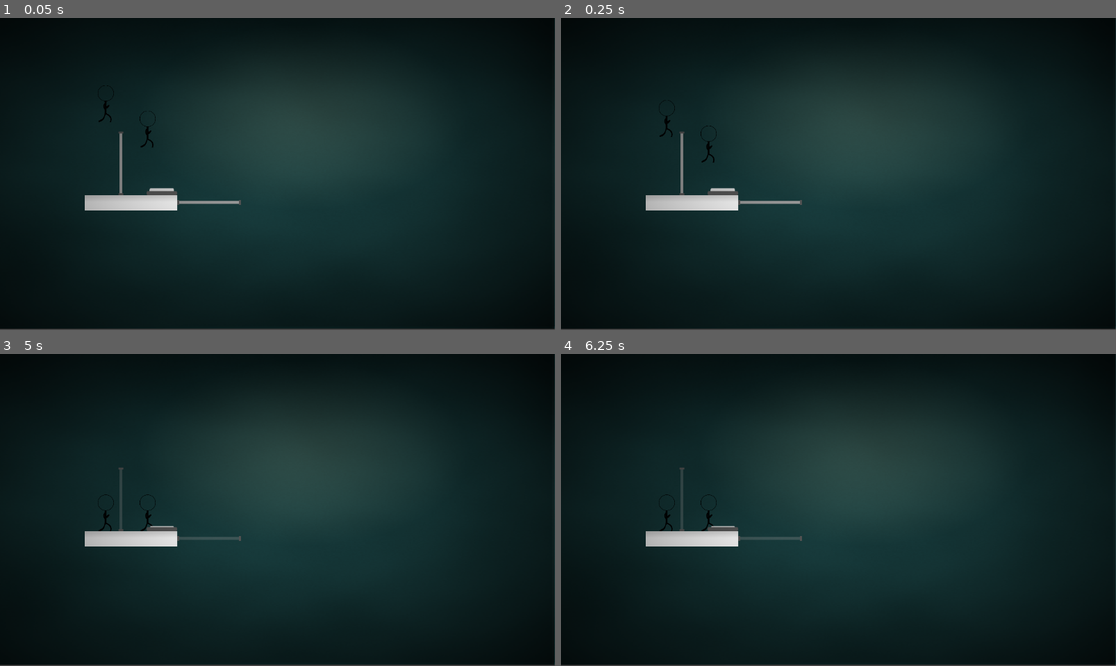
Above: before the commit, frames 1-4 (two rows, left to right).
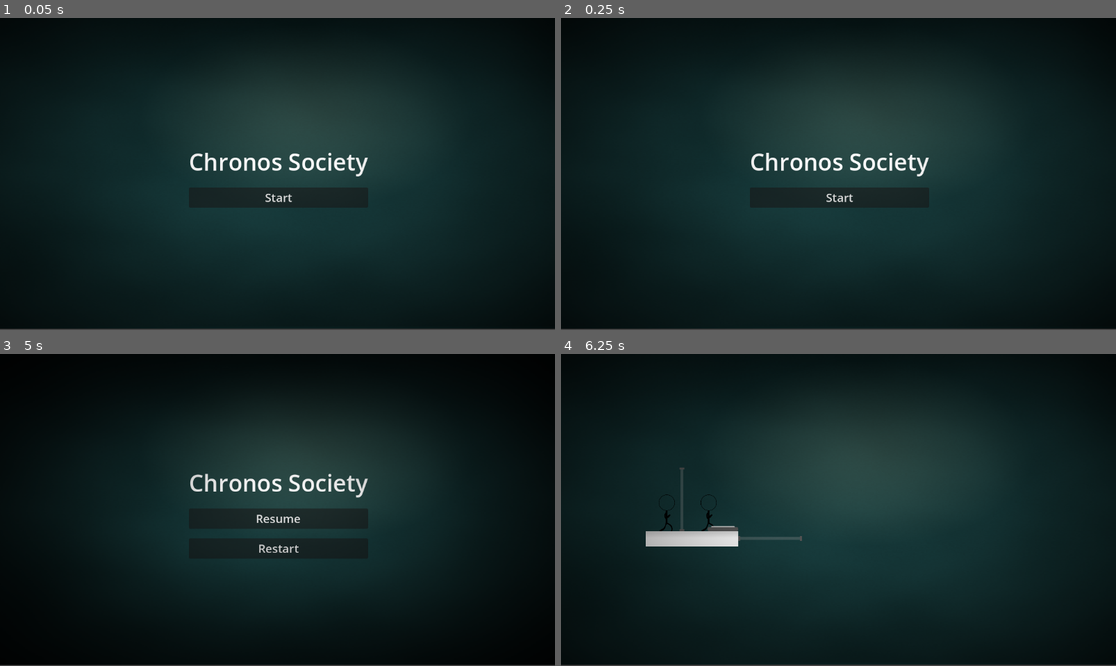
Above: after the commit, the same moments.

Repository: NahuelArrieta/ChronosSociety
Game: Godot game, scene res://ui/main_menu.tscn
Same seed, same stepped clock (60 frames per second), same inputs: the game is played once before the commit and once after it. Before the commit the project starts from res://levels/level.tscn.
Inputs (mouse positions are in pixels of both pictures, inside the frame that each line leads up to):
- Up to frame 1 (0.05 s): no input
- Up to frame 2 (0.25 s): no input
- Up to frame 3 (5 s): click (277, 534) at 0.5 s, where only the run after the commit has a clickable "Start"; tap Space (REVERT_P1) at 1.35, 2.75, 2.85, 4.25, 4.35 s; tap Enter at 2, 3.5 s; tap Shift (REVERT_P2) at 2.1, 3.6 s; tap Escape (PAUSE, bound only after the commit) at 4.9 s
- Up to frame 4 (6.25 s): click (838, 519) at 5 s, where only the run after the commit has a clickable "Resume"; tap Enter at 5.75 s; tap Shift (REVERT_P2) at 5.85 s

The runs differ from the first frame. In frame 1, 2.1% of the frame differs, in the area x 15-100%, y 0-100%; in frame 2, 2.2%; in frame 3, 2.8%; in frame 4, 0.1%.

Commit message:
Menu (#8)
* add main menu

* link menu with scene

* add pasuse

* add pause menu

Diff:
--- a/levels/background/background.tscn
+++ b/levels/background/background.tscn
@@ -37,7 +37,7 @@
 
 [node name="ColorRect2" type="ColorRect" parent="."]
 material = SubResource("ShaderMaterial_wswi6")
-offset_right = 1146.0
+offset_right = 1155.0
 offset_bottom = 644.0
 color = Color(1, 1, 1, 0)
 
@@ -70,5 +70,5 @@
 
 [node name="ColorRect" type="ColorRect" parent="CanvasLayer"]
 material = SubResource("ShaderMaterial_pf02t")
-offset_right = 1151.0
+offset_right = 1162.0
 offset_bottom = 646.0
--- a/levels/level.tscn
+++ b/levels/level.tscn
@@ -7,6 +7,7 @@
 [ext_resource type="PackedScene" uid="uid://b66i5kor3udi4" path="res://entities/enviroment/door/door.tscn" id="5_safpt"]
 [ext_resource type="PackedScene" uid="uid://mhlh1xmx4dds" path="res://levels/background/background.tscn" id="6_gjl0y"]
 [ext_resource type="AudioStream" uid="uid://ystflh4nvpky" path="res://music/background_music.ogg" id="7_vnv7o"]
+[ext_resource type="Script" uid="uid://csb5qvgrujlvn" path="res://levels/pause_controller.gd" id="8_d5x7l"]
 
 [node name="Node2D" type="Node2D"]
 
@@ -55,3 +56,6 @@
 [node name="AudioStreamPlayer2D" type="AudioStreamPlayer2D" parent="."]
 stream = ExtResource("7_vnv7o")
 autoplay = true
+
+[node name="PauseController" type="Node" parent="."]
+script = ExtResource("8_d5x7l")
--- /dev/null
+++ b/levels/pause_controller.gd
@@ -0,0 +1,26 @@
+extends Node
+
+
+var pause_menu_scene = preload("res://ui/pause_menu.tscn")
+var pause_menu_instance = null
+
+func toggle_pause():
+	get_tree().paused = !get_tree().paused
+	if get_tree().paused:
+		show_pause_menu()
+	else:
+		hide_pause_menu()
+
+func show_pause_menu():
+	if pause_menu_instance == null:
+		pause_menu_instance = pause_menu_scene.instantiate()
+		add_child(pause_menu_instance)
+
+func hide_pause_menu():
+	if pause_menu_instance != null:
+		pause_menu_instance.queue_free()
+		pause_menu_instance = null
+
+func _unhandled_input(event):
+	if event.is_action_pressed("PAUSE"):
+		toggle_pause()
--- a/project.godot
+++ b/project.godot
@@ -11,7 +11,7 @@
 [application]
 
 config/name="ChronosSociety"
-run/main_scene="uid://c7ejpm0cgaqea"
+run/main_scene="uid://dj86y83c5e8f"
 config/features=PackedStringArray("4.4", "Forward Plus")
 config/icon="res://icon.svg"
 
@@ -61,3 +61,9 @@
 "events": [Object(InputEventKey,"resource_local_to_scene":false,"resource_name":"","device":-1,"window_id":0,"alt_press …(195 unchanged characters)…
 ]
 }
+PAUSE={
+"deadzone": 0.2,
+"events": [Object(InputEventKey,"resource_local_to_scene":false,"resource_name":"","device":-1,"window_id":0,"alt_pressed":false,"shift_pressed":false,"ctrl_pressed":false,"meta_pressed":false,"pressed":false,"keycode":0,"physical_keycode":4194305,"key_label":0,"unicode":0,"location":0,"echo":false,"script":null)
+, Object(InputEventKey,"resource_local_to_scene":false,"resource_name":"","device":-1,"window_id":0,"alt_pressed":false,"shift_pressed":false,"ctrl_pressed":false,"meta_pressed":false,"pressed":false,"keycode":0,"physical_keycode":80,"key_label":0,"unicode":112,"location":0,"echo":false,"script":null)
+]
+}
--- /dev/null
+++ b/ui/main_menu.gd
@@ -0,0 +1,10 @@
+extends Control
+
+# This signal can be used by the parent scene (e.g., a main scene)
+# to know when to start the game.
+signal start_game
+
+# Called when the "Start Game" button is pressed.
+func _on_play_button_pressed():
+	get_tree().change_scene_to_file("res://levels/level.tscn")
+	start_game.emit()
--- /dev/null
+++ b/ui/main_menu.tscn
@@ -0,0 +1,52 @@
+[gd_scene load_steps=4 format=3 uid="uid://dj86y83c5e8f"]
+
+[ext_resource type="Script" uid="uid://bkva75pb0ppjp" path="res://ui/main_menu.gd" id="1_24jwo"]
+[ext_resource type="PackedScene" uid="uid://mhlh1xmx4dds" path="res://levels/background/background.tscn" id="2_0dkrt"]
+[ext_resource type="AudioStream" uid="uid://ckemekcom4ak5" path="res://music/menu_music.ogg" id="3_wk0pr"]
+
+[node name="MainMenu" type="Control"]
+layout_mode = 3
+anchors_preset = 15
+anchor_right = 1.0
+anchor_bottom = 1.0
+grow_horizontal = 2
+grow_vertical = 2
+script = ExtResource("1_24jwo")
+
+[node name="Background" parent="." instance=ExtResource("2_0dkrt")]
+
+[node name="CanvasLayer" type="CanvasLayer" parent="."]
+
+[node name="CenterContainer" type="CenterContainer" parent="CanvasLayer"]
+anchors_preset = 15
+anchor_right = 1.0
+anchor_bottom = 1.0
+offset_left = 2.0
+offset_top = 6.0
+offset_right = 2.0
+offset_bottom = 6.0
+grow_horizontal = 2
+grow_vertical = 2
+
+[node name="VBoxContainer" type="VBoxContainer" parent="CanvasLayer/CenterContainer"]
+layout_mode = 2
+theme_override_constants/separation = 20
+
+[node name="TitleLabel" type="Label" parent="CanvasLayer/CenterContainer/VBoxContainer"]
+layout_mode = 2
+theme_override_colors/font_color = Color(1, 1, 1, 1)
+theme_override_font_sizes/font_size = 48
+text = "Chronos Society"
+horizontal_alignment = 1
+vertical_alignment = 1
+
+[node name="PlayButton" type="Button" parent="CanvasLayer/CenterContainer/VBoxContainer"]
+layout_mode = 2
+theme_override_font_sizes/font_size = 24
+text = "Start"
+
+[node name="AudioStreamPlayer2D" type="AudioStreamPlayer2D" parent="."]
+stream = ExtResource("3_wk0pr")
+autoplay = true
+
+[connection signal="pressed" from="CanvasLayer/CenterContainer/VBoxContainer/PlayButton" to="." method="_on_play_button_pressed"]
--- /dev/null
+++ b/ui/pause_menu.gd
@@ -0,0 +1,9 @@
+extends Control
+
+func _on_ResumeButton_pressed():
+	get_tree().paused = false
+	queue_free()
+
+func _on_RestartButton_pressed():
+	get_tree().paused = false
+	get_tree().reload_current_scene()
--- /dev/null
+++ b/ui/pause_menu.tscn
@@ -0,0 +1,59 @@
+[gd_scene load_steps=4 format=3 uid="uid://c71oeqxvx1awh"]
+
+[ext_resource type="PackedScene" uid="uid://mhlh1xmx4dds" path="res://levels/background/background.tscn" id="1_ejwgg"]
+[ext_resource type="Script" uid="uid://udkui5uelhhx" path="res://ui/pause_menu.gd" id="1_fob5h"]
+[ext_resource type="AudioStream" uid="uid://ckemekcom4ak5" path="res://music/menu_music.ogg" id="2_fob5h"]
+
+[node name="PauseMenu" type="Control"]
+process_mode = 2
+layout_mode = 3
+anchors_preset = 15
+anchor_right = 1.0
+anchor_bottom = 1.0
+grow_horizontal = 2
+grow_vertical = 2
+script = ExtResource("1_fob5h")
+
+[node name="Background" parent="." instance=ExtResource("1_ejwgg")]
+
+[node name="CanvasLayer" type="CanvasLayer" parent="."]
+
+[node name="CenterContainer" type="CenterContainer" parent="CanvasLayer"]
+anchors_preset = 15
+anchor_right = 1.0
+anchor_bottom = 1.0
+offset_left = 2.0
+offset_top = 6.0
+offset_right = 2.0
+offset_bottom = 6.0
+grow_horizontal = 2
+grow_vertical = 2
+
+[node name="VBoxContainer" type="VBoxContainer" parent="CanvasLayer/CenterContainer"]
+layout_mode = 2
+theme_override_constants/separation = 20
+
+[node name="TitleLabel" type="Label" parent="CanvasLayer/CenterContainer/VBoxContainer"]
+layout_mode = 2
+theme_override_colors/font_color = Color(1, 1, 1, 1)
+theme_override_font_sizes/font_size = 48
+text = "Chronos Society"
+horizontal_alignment = 1
+vertical_alignment = 1
+
+[node name="ResumeButton" type="Button" parent="CanvasLayer/CenterContainer/VBoxContainer"]
+layout_mode = 2
+theme_override_font_sizes/font_size = 24
+text = "Resume"
+
+[node name="RetartButton" type="Button" parent="CanvasLayer/CenterContainer/VBoxContainer"]
+layout_mode = 2
+theme_override_font_sizes/font_size = 24
+text = "Restart"
+
+[node name="AudioStreamPlayer2D" type="AudioStreamPlayer2D" parent="."]
+stream = ExtResource("2_fob5h")
+autoplay = true
+
+[connection signal="pressed" from="CanvasLayer/CenterContainer/VBoxContainer/ResumeButton" to="." method="_on_ResumeButton_pressed"]
+[connection signal="pressed" from="CanvasLayer/CenterContainer/VBoxContainer/RetartButton" to="." method="_on_RestartButton_pressed"]
Not shown: 1 places in levels/background/background.tscn that only renumber resources
Not shown: 1 places in levels/level.tscn that only renumber resources
Not shown, added: levels/pause_controller.gd.uid
Not shown, removed: music/background_music.wav.import
Not shown, changed: music/menu_music.ogg.import
Not shown, removed: music/menu_music.wav.import
Not shown, added: ui/main_menu.gd.uid
Not shown, added: ui/pause_menu.gd.uid
Not shown, removed: music/background_music.wav
Not shown, changed: music/menu_music.wav
